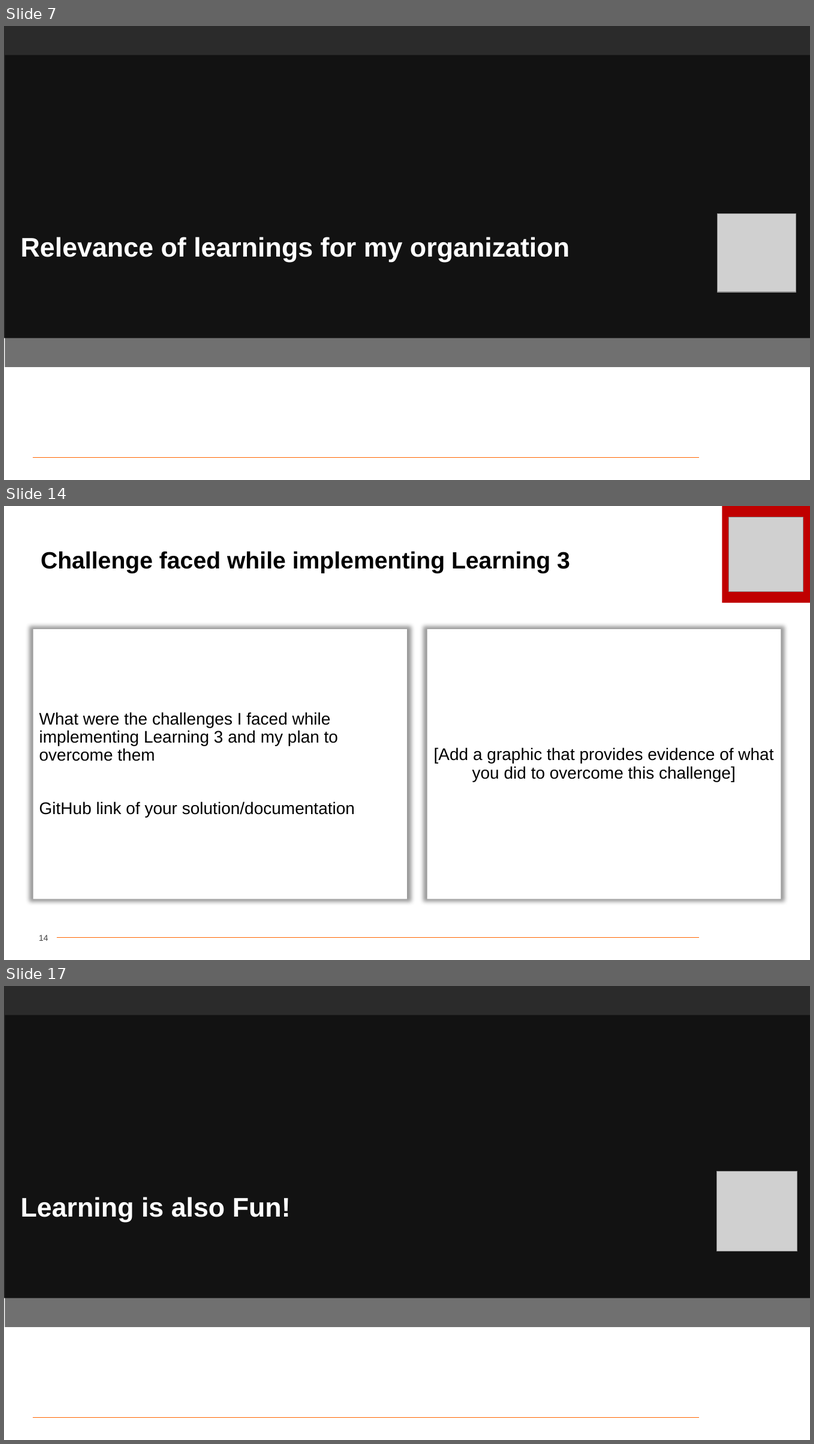
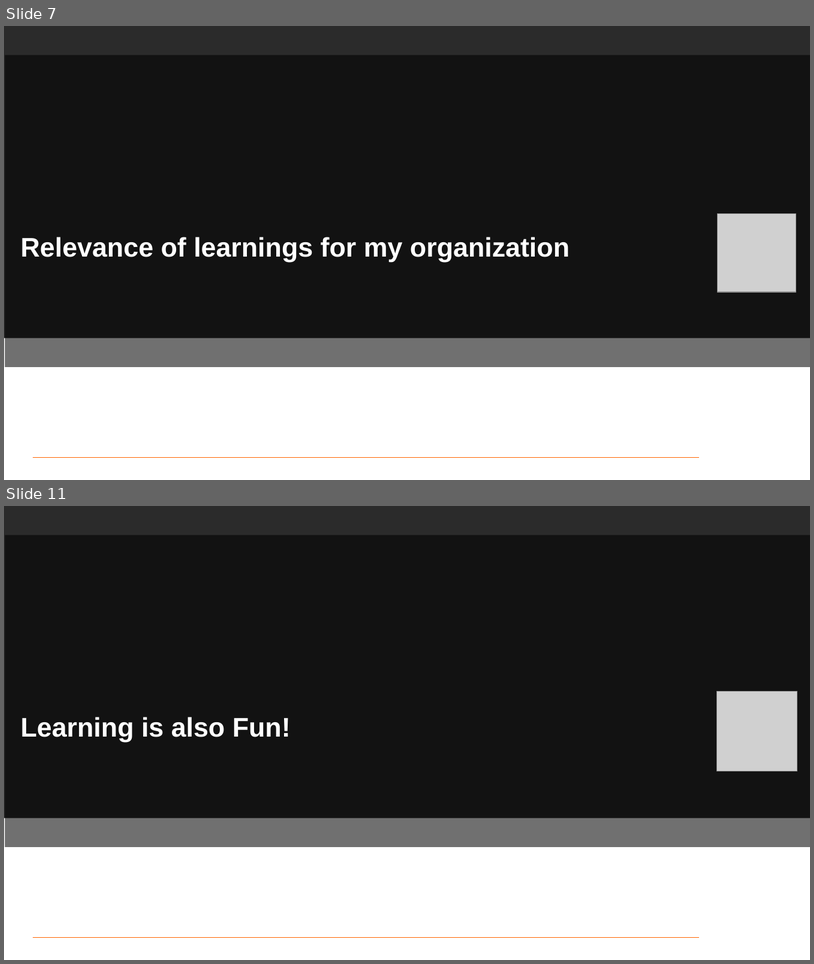
Before and after one commit to cherryycodes/unext, a slide deck: soft skills journey ppt.pptx. Shown one above the other, each under a label of ours: slides 7, 14 and 17 before the commit, slides 7 and 11 after it; the slides between them are not shown. The pictures are 814x1444 and 814x964 pixels, drawn with LibreOffice and Linux fonts; fonts in the diff are those of the drawing; grey boxes stand for pictures; background and template pictures are left out; a plain dark background stands for a picture behind light text. Boxes give left, top, right and bottom in pixels: in the first picture for what was removed or moved away, otherwise in the second. Text is boxed around its words. In the diff, an @@ line names an element or a change of style, - is before the commit and + after.

```diff
--- a/soft skills journey ppt.pptx
+++ b/soft skills journey ppt.pptx
@@ slide 14 removed at (x1=4, y1=506, x2=810, y2=960), background #FFFFFF @@
@@ rectangle removed at (x1=723, y1=506, x2=810, y2=603) @@
@@ picture removed at (x1=729, y1=517, x2=804, y2=591) @@
@@ title removed at (x1=41, y1=551, x2=570, y2=573) @@
-Challenge faced while implementing Learning 3
@@ rectangle removed at (x1=33, y1=630, x2=407, y2=899) @@
-What were the challenges I faced while implementing Learning 3 and my plan to overcome them
-GitHub link of your solution/documentation
@@ rectangle removed at (x1=428, y1=630, x2=782, y2=899) @@
-[Add a graphic that provides evidence of what you did to overcome this challenge]
@@ page number removed at (x1=39, y1=934, x2=48, y2=940) @@
-14
@@ line removed from (57, 937) to (699, 937) @@
@@ what was slide 17 is now slide 11 @@
```
Also in this commit, not shown: 8 slides changed, 6 other slides removed, 1 other file.
